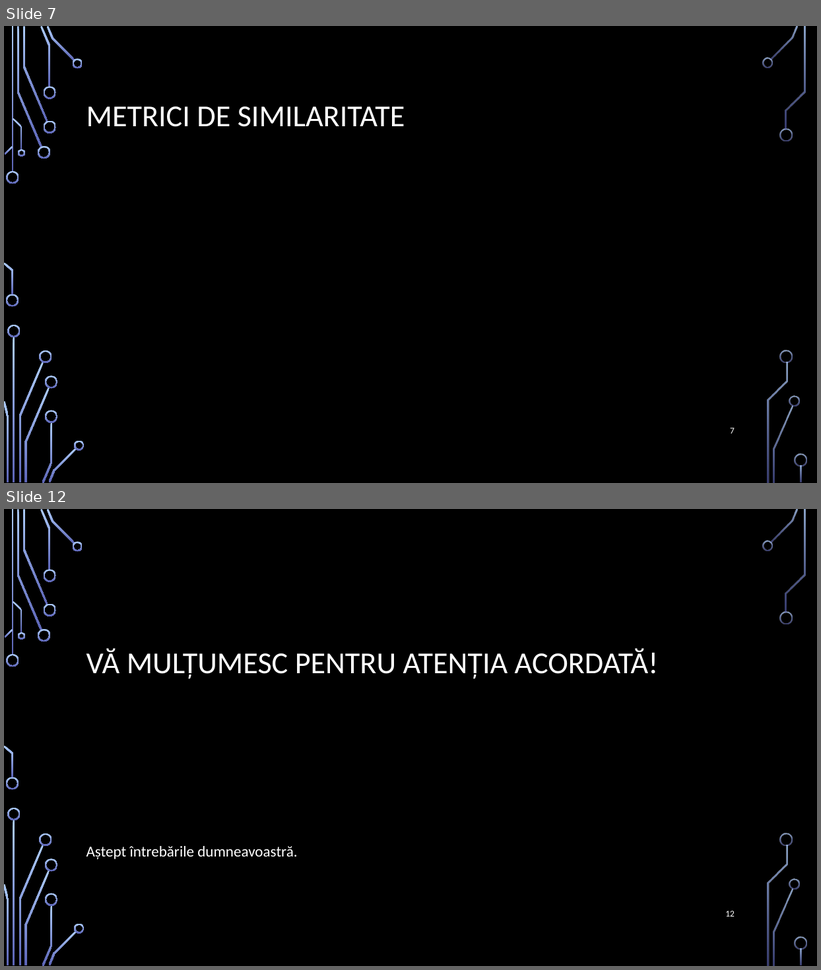
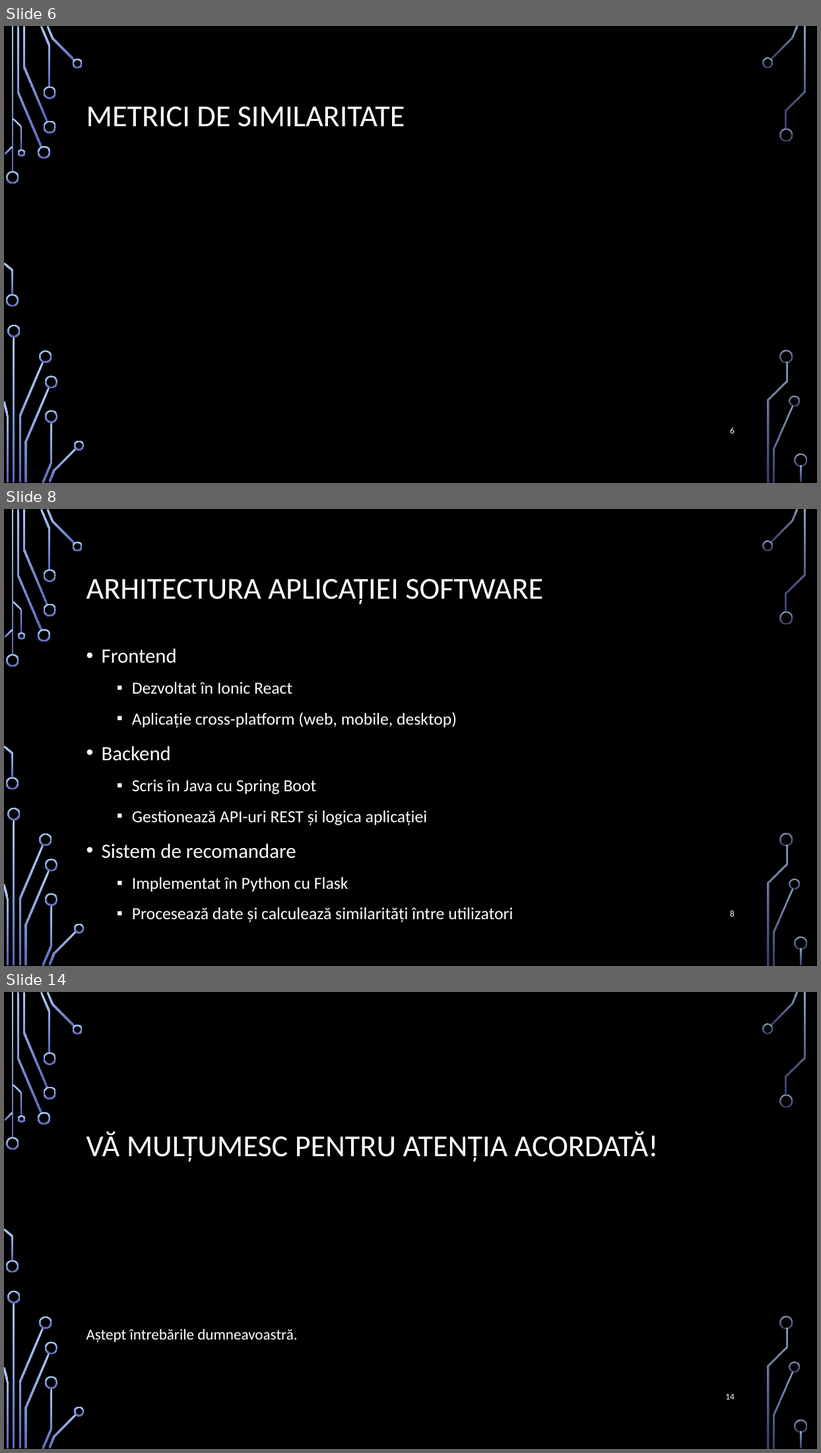
Before and after one commit to bucilamihai/Licenta, a slide deck: PrezentareLicenta.pptx. Shown one above the other, each under a label of ours: slides 7 and 12 before the commit, slides 6, 8 and 14 after it; the slides between them are not shown. The pictures are 821x970 and 821x1453 pixels, drawn with LibreOffice and Linux fonts; fonts in the diff are those of the drawing; grey boxes stand for pictures; background and template pictures are left out. Boxes give left, top, right and bottom in pixels: in the first picture for what was removed or moved away, otherwise in the second. Text is boxed around its words. In the diff, an @@ line names an element or a change of style, - is before the commit and + after.

```diff
--- a/PrezentareLicenta.pptx
+++ b/PrezentareLicenta.pptx
@@ slide 8 added at [4,509,817,966], background picture (left out); not listed: 36 template elements that a slide beside it also shows @@
@@ title added at [86,579,543,605], 36 pt, text #FFFFFF @@
+ARHITECTURA APLICAȚIEI SOFTWARE
@@ text added at [102,648,513,923], 20 pt, text #FFFFFF @@
+• Frontend
+  ▪ Dezvoltat în Ionic React
+  ▪ Aplicație cross-platform (web, mobile, desktop)
+• Backend
+  ▪ Scris în Java cu Spring Boot
+  ▪ Gestionează API-uri REST și logica aplicației
+• Sistem de recomandare
+  ▪ Implementat în Python cu Flask
+  ▪ Procesează date și calculează similarități între utilizatori
@@ page number added at [730,911,735,917], 10.5 pt, text #FFFFFF @@
+8
@@ what was slide 7 is now slide 6 @@
@@ page number at [730,428,735,434]: text changed @@
-7
+6
@@ what was slide 12 is now slide 14 @@
@@ page number at [725,1394,735,1400]: text changed @@
-12
+14
```
Also in this commit, not shown: 6 slides changed, 4 other slides added, 3 slides removed, 1 other file.
